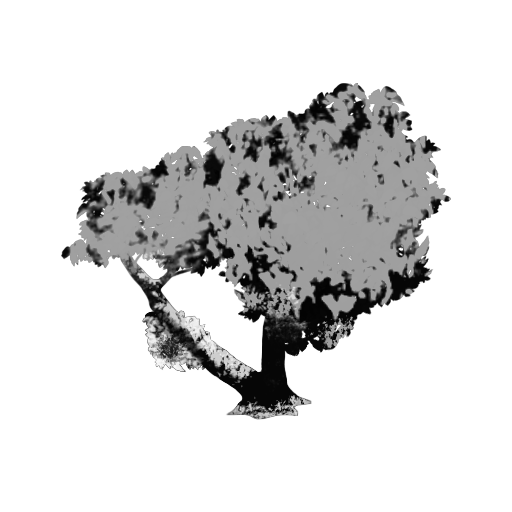
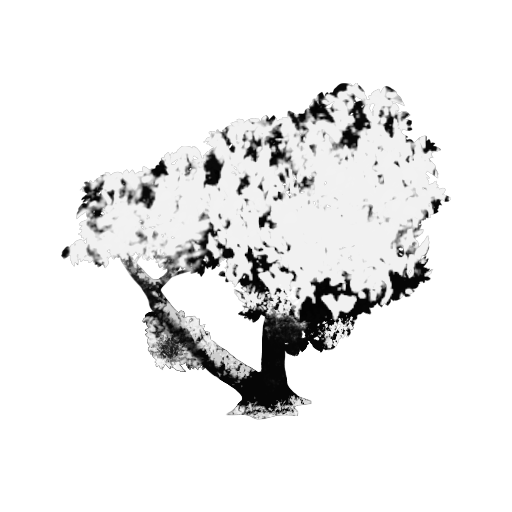
Layer changes from the first 512x512 image to the second:
painted on "Background" over [61, 83, 451, 419]
